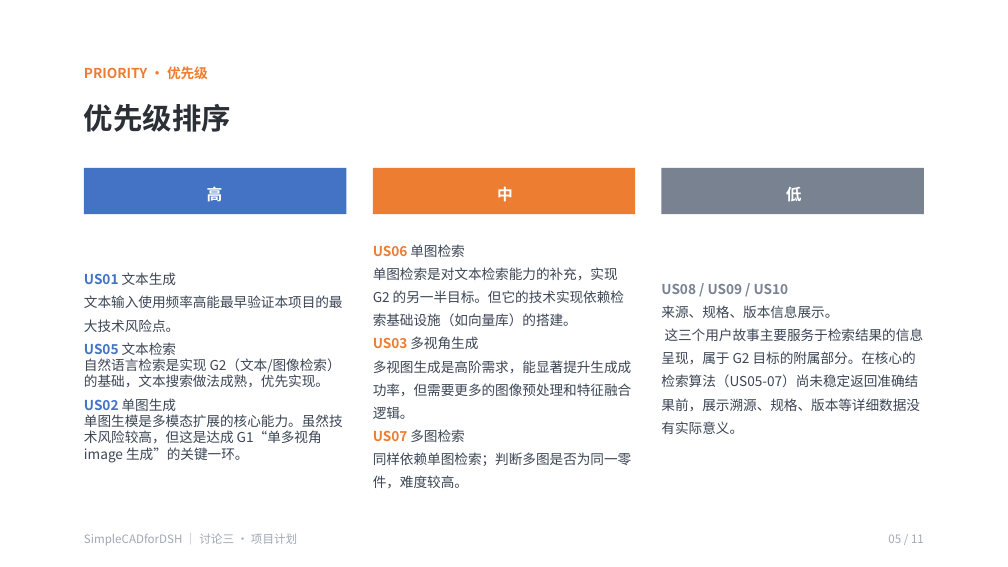
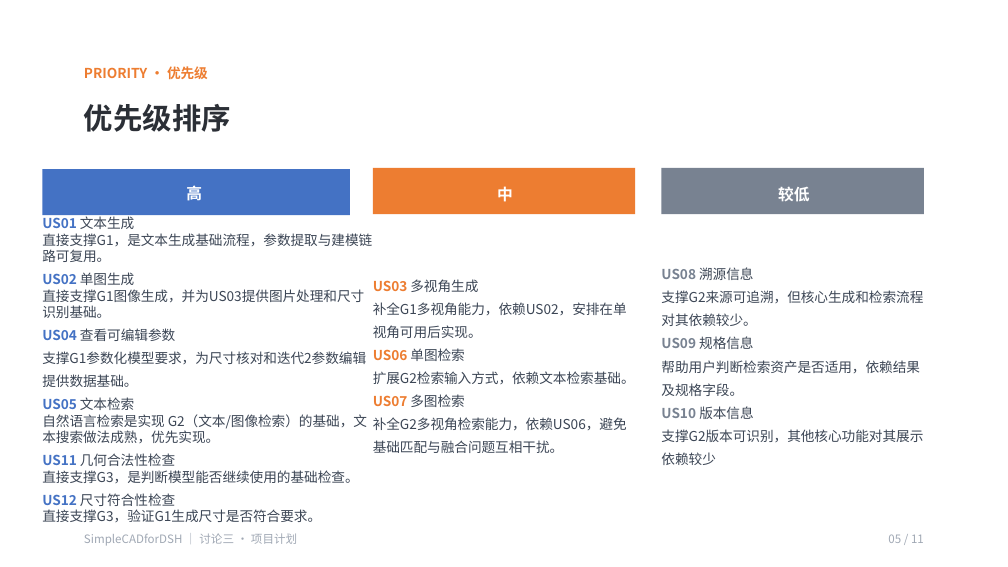
Before and after one commit to jianboer/SimpleCADforDSH, a slide deck: slide 5 of docs/course/discussions/讨论3.pptx. Drawn at 1008x567 pixels with LibreOffice and Linux fonts; fonts in the diff are those of the drawing. Boxes give left, top, right and bottom in pixels: in the first picture for what was removed or moved away, otherwise in the second. Text is boxed around its words. In the diff, an @@ line names an element or a change of style, - is before the commit and + after.

```diff
--- a/docs/course/discussions/讨论3.pptx
+++ b/docs/course/discussions/讨论3.pptx
@@ rounded rectangle: place and size @@
-rounded rectangle at bbox=[84, 168, 346, 214]
+rounded rectangle at bbox=[42, 169, 350, 216]
@@ text "高": place and size @@
-text "高" at bbox=[207, 187, 223, 202]
+text "高" at bbox=[186, 186, 202, 201]
@@ text at bbox=[778, 187, 809, 201]: text changed @@
-低
+较低
@@ text at bbox=[42, 233, 372, 387]: text changed @@
-文本输入使用频率高能最早验证本项目的最大技术风险点。
+直接支撑G1，是文本生成基础流程，参数提取与建模链路可复用。
+US02 单图生成
+直接支撑G1图像生成，并为US03提供图片处理和尺寸识别基础。
+US04 查看可编辑参数
+支撑G1参数化模型要求，为尺寸核对和迭代2参数编辑提供数据基础。
@@ text "US01 文本生成": place and size @@
-text "US01 文本生成" at bbox=[84, 272, 343, 463]
+text "US01 文本生成" at bbox=[42, 216, 372, 522]
@@ text at bbox=[661, 267, 923, 465]: text changed @@
-US08 / US09 / US10
-来源、规格、版本信息展示。
-这三个用户故事主要服务于检索结果的信息呈现，属于 G2 目标的附属部分。在核心的检索算法（US05-07）尚未稳定返回准确结果前，展示溯源、规格、版本等详细数据没有实际意义。
+US08 溯源信息
+支撑G2来源可追溯，但核心生成和检索流程对其依赖较少。
+US09 规格信息
+帮助用户判断检索资产是否适用，依赖结果及规格字段。
+US10 版本信息
+支撑G2版本可识别，其他核心功能对其展示依赖较少
@@ text at bbox=[373, 279, 627, 338]: paragraphs added @@
+US03 多视角生成
+补全G1多视角能力，依赖US02，安排在单视角可用后实现。
@@ text at bbox=[373, 371, 635, 384]: text changed @@
-单图检索是对文本检索能力的补充，实现 G2 的另一半目标。但它的技术实现依赖检索基础设施（如向量库）的搭建。
-US03 多视角生成
-多视图生成是高阶需求，能显著提升生成成功率，但需要更多的图像预处理和特征融合逻辑。
+扩展G2检索输入方式，依赖文本检索基础。
@@ text at bbox=[373, 417, 627, 453]: text changed @@
-同样依赖单图检索；判断多图是否为同一零件，难度较高。
+补全G2多视角检索能力，依赖US06，避免基础匹配与融合问题互相干扰。
@@ text at bbox=[42, 453, 358, 522]: text changed @@
-US02 单图生成
-单图生模是多模态扩展的核心能力。虽然技术风险较高，但这是达成 G1“单多视角 image 生成”的关键一环。
+US11 几何合法性检查
+直接支撑G3，是判断模型能否继续使用的基础检查。
+US12 尺寸符合性检查
+直接支撑G3，验证G1生成尺寸是否符合要求。
```
Also in this commit, not shown: 6 other slides changed, 1 slide added.
